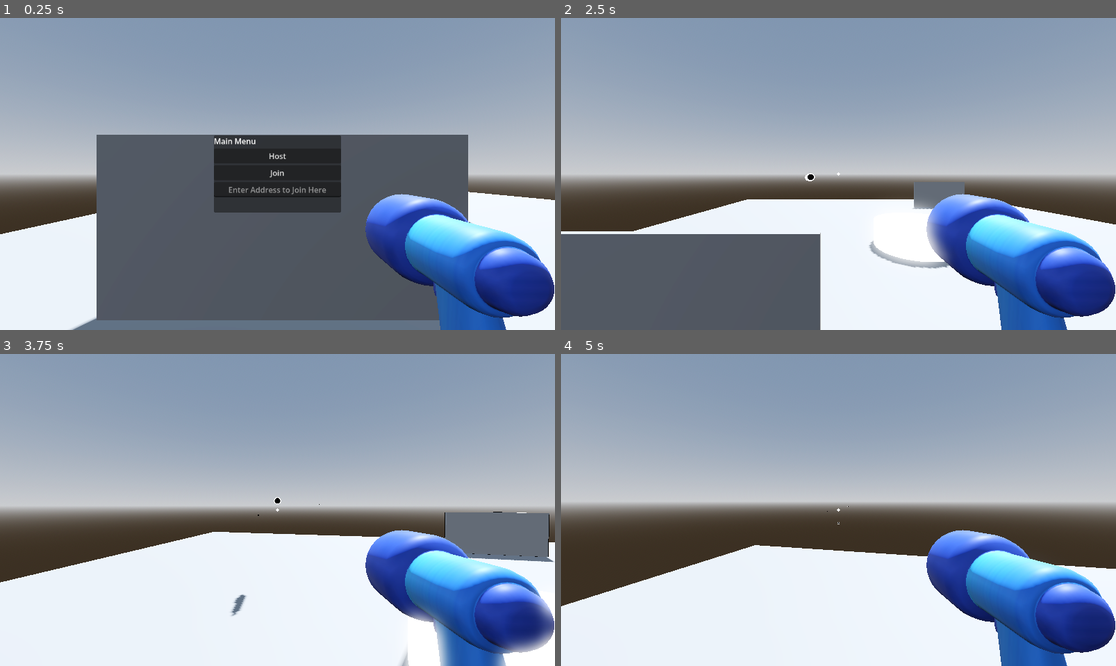
Above: before the commit, frames 1-4 (two rows, left to right).
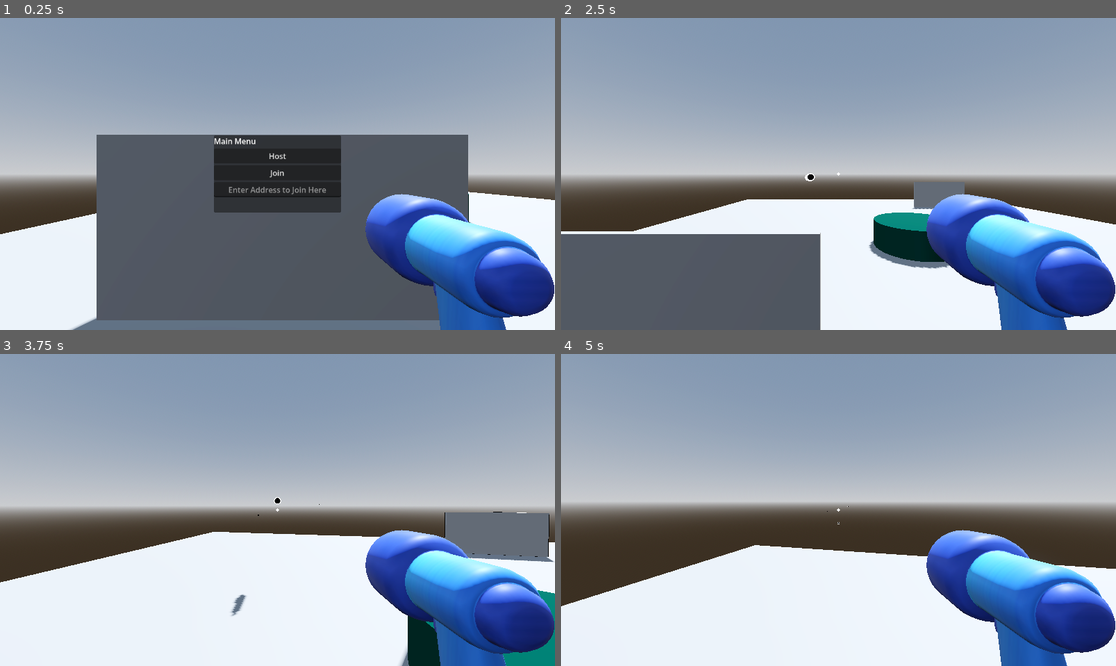
Above: after the commit, the same moments.

Repository: SoanGlengan/3dgame
Game: Godot game, scene res://game.tscn
Two runs of this game, one before a commit and one after it. Both use one fixed random seed, a clock stepped at 60 frames per second and the inputs below.
Inputs (mouse positions are in pixels of both pictures, inside the frame that each line leads up to):
- Up to frame 1 (0.25 s): no input
- Up to frame 2 (2.5 s): click (838, 189) at 0.52 s; type "12" at 0.6 s; click "Host" at 1.25 s; tap Enter (ui_accept) at 2, 2.27 s; move the mouse to (960, 158) at 2.02 s; press the mouse at (960, 158) at 2.03 s; hold D (right) from 2.03 s (still down)
- Up to frame 3 (3.75 s): move the mouse to (249, 510) at 2.77 s; release D (right) at 2.78 s; release the mouse at (249, 510) at 2.78 s; hold W (forward) from 2.78 s (still down); click (249, 510) at 2.85 s; tap Enter (ui_accept) at 3.02 s; move the mouse to (288, 503) at 3.52 s; press the mouse at (288, 503) at 3.53 s
- Up to frame 4 (5 s): keep holding W (forward); move the mouse to (832, 516) at 4.27 s; release the mouse at (832, 516) at 4.28 s; click (832, 516) at 4.35 s; tap Enter (ui_accept) at 4.52 s

The runs differ from the first frame. In frame 1, less than 0.1% of the frame differs, in the area x 84-85%, y 56-66%; in frame 2, 2.1%; in frame 3, 2.7%, in the area x 72-100%, y 75-100%; in frame 4, nothing differs.
Error in both runs: Invalid access to property or key 'peer_conected' on a base object of type 'SceneMultiplayer'. (res://game.gd:15)

Commit message:
add collision

Diff:
--- a/game.tscn
+++ b/game.tscn
@@ -24,7 +24,6 @@
 [sub_resource type="ORMMaterial3D" id="ORMMaterial3D_80nbo"]
 albedo_color = Color(0, 0.4153108, 0.35860685, 1)
 emission_enabled = true
-emission = Color(1, 1, 1, 1)
 emission_energy_multiplier = 33.85
 stencil_flags = 2
 stencil_reference = 5
